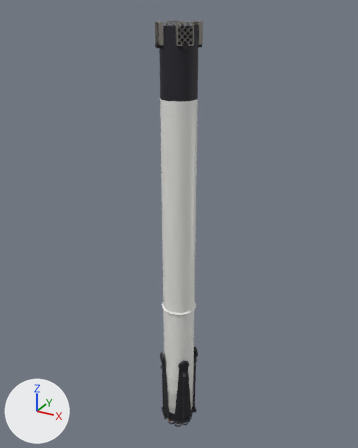
Before and after pictures for a commit that changed the glTF model assets/rockets/heron-heavy/booster.mid.glb.
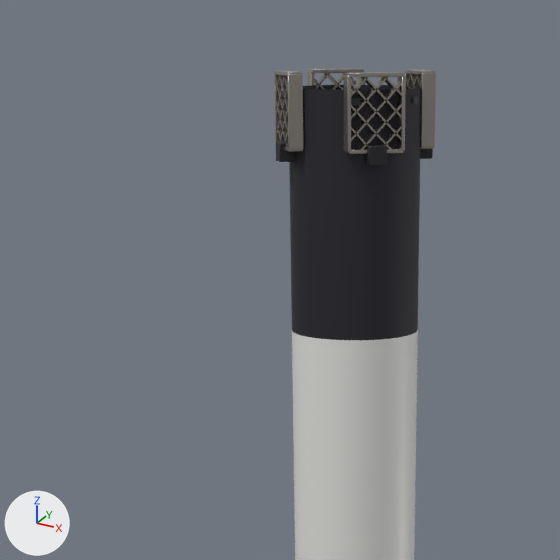
Each version is shown whole from a 50 mm lens placed at (23.8, -43.26, 48.23), pointed at (-0.63, 1.16, 26.01), then close up on the part from 20% to 67% of the width and 0% to 37% of the height. The lights are fixed; the arrows at lower left show +X, +Y and +Z. The first two pictures are the older version. Where no turn or scale is listed for an object, it has been applied to the vertices. Vertices at exactly the same position are counted once.

Names of what the first close-up shows: 'booster.dark', 'booster.hull', 'gridfin_0.metal', 'gridfin_1.metal', 'gridfin_2.metal', 'gridfin_3.metal' and 3 more.
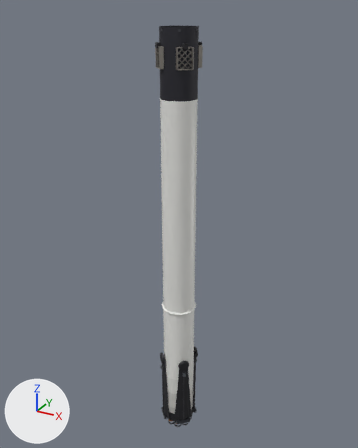
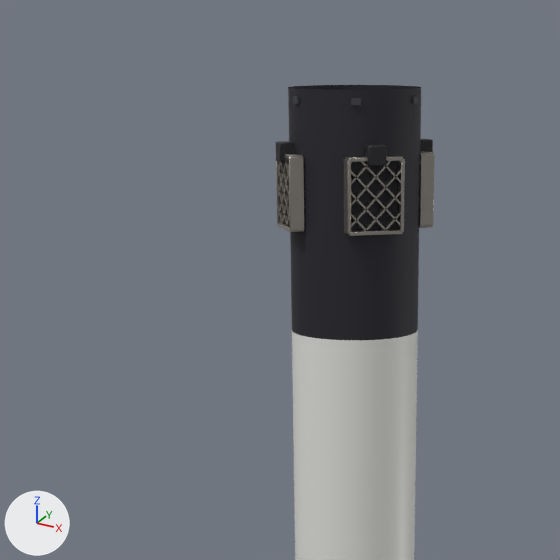
The change, as a list of edits to the scene's bpy script:
```text
Change me_gridfin_0_metal:
    where me_gridfin_0_metal.from_pydata(...)  # 192 vertices, 320 faces; spans x -0.2..0.2, y -0.8..0.8, z -1.0..1.0
    used by ob_gridfin_0_metal; parent = ob_gridfin_0; location = (0.0, 0.0, 1.05)
    me_gridfin_0_metal part 1: the whole mesh is turned 180 degrees about the x axis through its middle
Change ob_gridfin_0_metal:
    ob_gridfin_0_metal.location: (0.0, 0.0, 1.05) -> (0.0, 0.0, -1.05)
Change ob_gridfin_1_metal:
    ob_gridfin_1_metal.location: (0.0, 0.0, 1.05) -> (0.0, 0.0, -1.05)
Change ob_gridfin_2_metal:
    ob_gridfin_2_metal.location: (0.0, 0.0, 1.05) -> (0.0, 0.0, -1.05)
Change ob_gridfin_3_metal:
    ob_gridfin_3_metal.location: (0.0, 0.0, 1.05) -> (0.0, 0.0, -1.05)
```

Pixel boxes (x1, y1, x2, y2) of what changed, in the close-ups (560 x 560 px; the box of a moved part takes in the faces that stretch with it):
'gridfin_0.metal', mesh turned, moved
    before: (344, 72, 406, 154)
    after: (344, 156, 405, 236)
'gridfin_1.metal', mesh turned, moved
    before: (274, 71, 304, 152)
    after: (276, 154, 304, 232)
'gridfin_3.metal', mesh turned, moved
    before: (404, 69, 436, 149)
    after: (419, 151, 435, 228)
'gridfin_2.metal', mesh turned, moved (not visible afterwards)
    before: (307, 69, 365, 90)
part 1 of me_gridfin_0_metal, moved or reshaped
    before: (274, 69, 436, 154)
    after: (276, 151, 435, 236)
